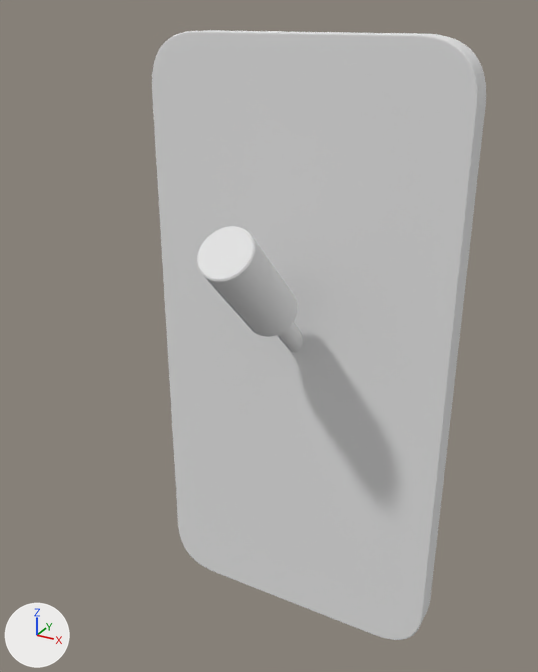
What one commit did to the glTF model frontend/public/assets/wall_plates/1gang_slot1_switch.glb.
One viewpoint serves both versions: a 50 mm lens placed at (0.0329, -0.0683, 0.0354), pointed at (0.0018, -0.0118, 0.0071). Lighting does not change. The marker at lower left points along +X, +Y and +Z. The first picture is the older version. Where no turn or scale is listed for an object, it has been applied to the vertices. Vertices at exactly the same position are counted once.

Objects in the first picture: '1gang_slot01_switch'.
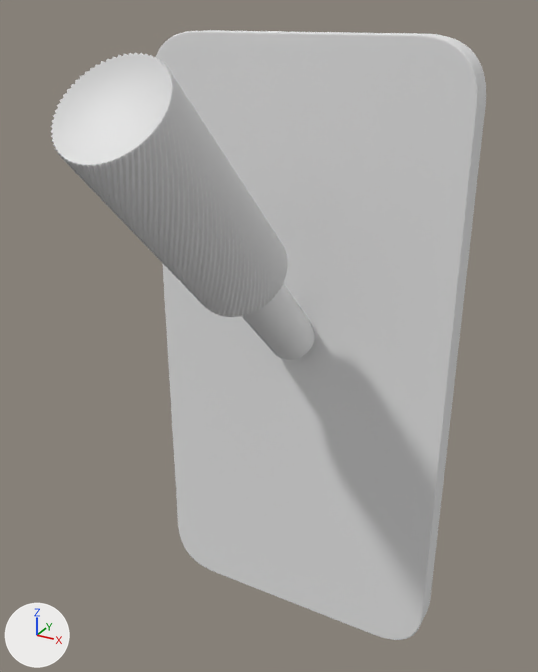
Boxes [x1, y1, x2, y2] around the edits, measured in the pictures (538 x 672 px):
'1gang_slot01_switch', reshaped (30% wider)
    before: [152, 30, 486, 640]
    after: [50, 30, 486, 640]
part 1 of me_1gang_slot01_switch, added
    after: [242, 284, 315, 360]
part 2 of me_1gang_slot01_switch, built on
    before: [197, 226, 298, 337]
    after: [50, 53, 288, 318]

The change in detail:
me_1gang_slot01_switch is used by ob_1gang_slot01_switch; location (0.0, 0.0, 0.0).
me_1gang_slot01_switch had 1184 vertices, 2356 faces and spanned x -0.0169..0.0169, y -0.0181..0.0, z -0.0334..0.0334.
me_1gang_slot01_switch now has 3520 vertices, 7028 faces and spans x -0.0169..0.0169, y -0.0327..0.0, z -0.0334..0.0334.
me_1gang_slot01_switch part 1: the loose piece of 288 vertices spanning x -0.0027..0.0027, y -0.0181..-0.006, z 0.006..0.0181 is copied, and the copy is multiplied about its middle by the matrix ((0.934, 0.0, 0.0), (0.0, 1.22, -0.286), (0.0, -0.286, 1.22)), then moved by (0.0, 0.0025, -0.0025); it spans x -0.0025..0.0025, y -0.0176..-0.0015, z 0.0015..0.0176.
me_1gang_slot01_switch part 2: 1 vertex moved from x -0.002, y -0.0152, z 0.0174 to x 0.0034, y -0.0131, z 0.0169; 287 vertices removed from x -0.0027..0.0027, y -0.0181..-0.006, z 0.006..0.0181; 2431 vertices added at x -0.0045..0.0045, y -0.0327..-0.0106, z 0.0106..0.0327.
Other edits to the shape of me_1gang_slot01_switch do not show in these pictures.
